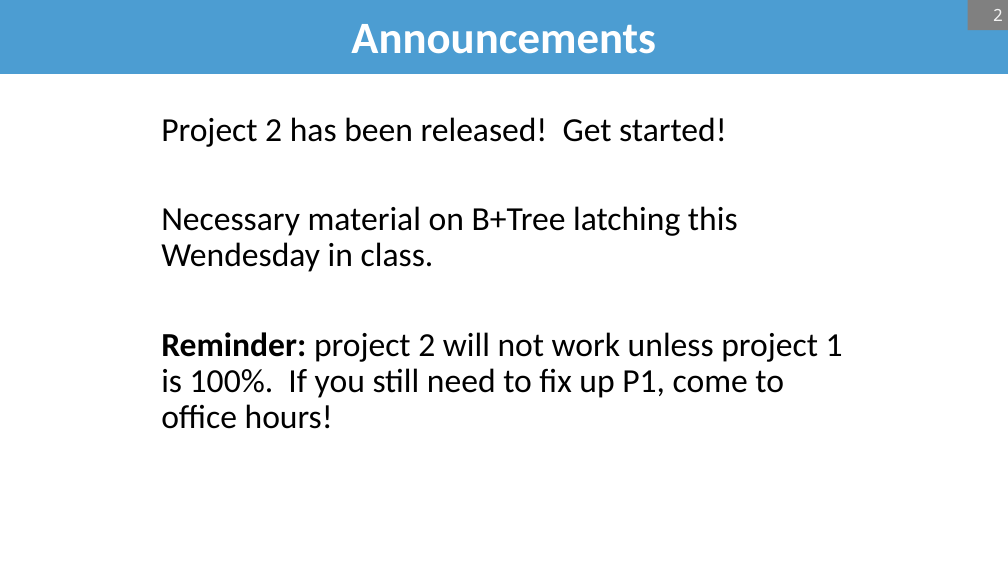
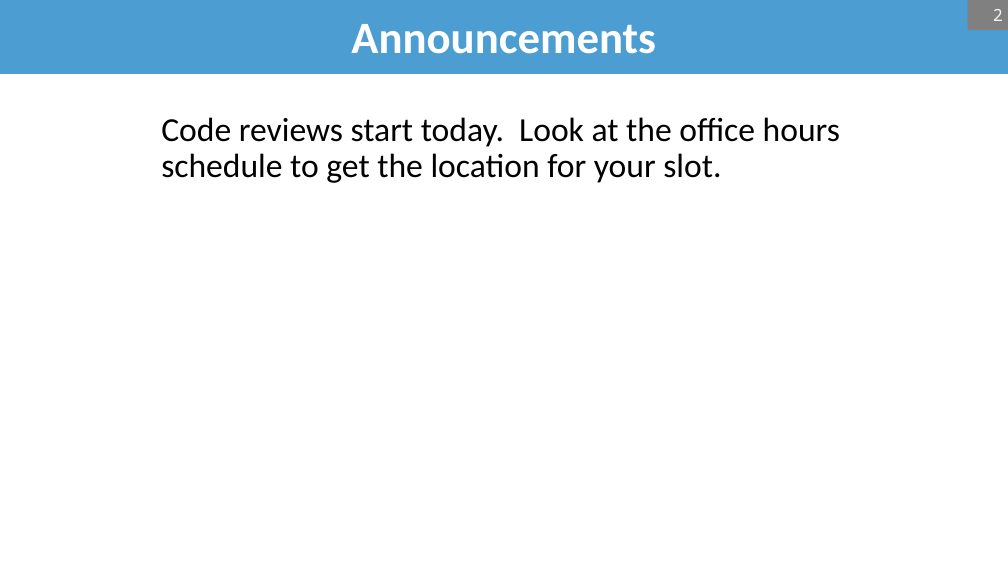
Before and after one commit to bsb20/bsb20.github.io, a slide deck: slide 2 of docs/421_f26/lectures/L11_filters_skip_list.pptx. Drawn at 1008x567 pixels with LibreOffice and Linux fonts; fonts in the diff are those of the drawing; background and template pictures are left out. Boxes give left, top, right and bottom in pixels: in the first picture for what was removed or moved away, otherwise in the second. Text is boxed around its words. In the diff, an @@ line names an element or a change of style, - is before the commit and + after.

```diff
--- a/docs/421_f26/lectures/L11_filters_skip_list.pptx
+++ b/docs/421_f26/lectures/L11_filters_skip_list.pptx
@@ text at bbox=[161, 117, 840, 183]: text changed @@
-Project 2 has been released! Get started!
-Necessary material on B+Tree latching this Wendesday in class.
-Reminder: project 2 will not work unless project 1 is 100%. If you still need to fix up P1, come to office hours!
+Code reviews start today. Look at the office hours schedule to get the location for your slot.
```
Also in this commit, not shown: 14 other slides changed, 4 slides added, 4 slides removed, 1 other file.
